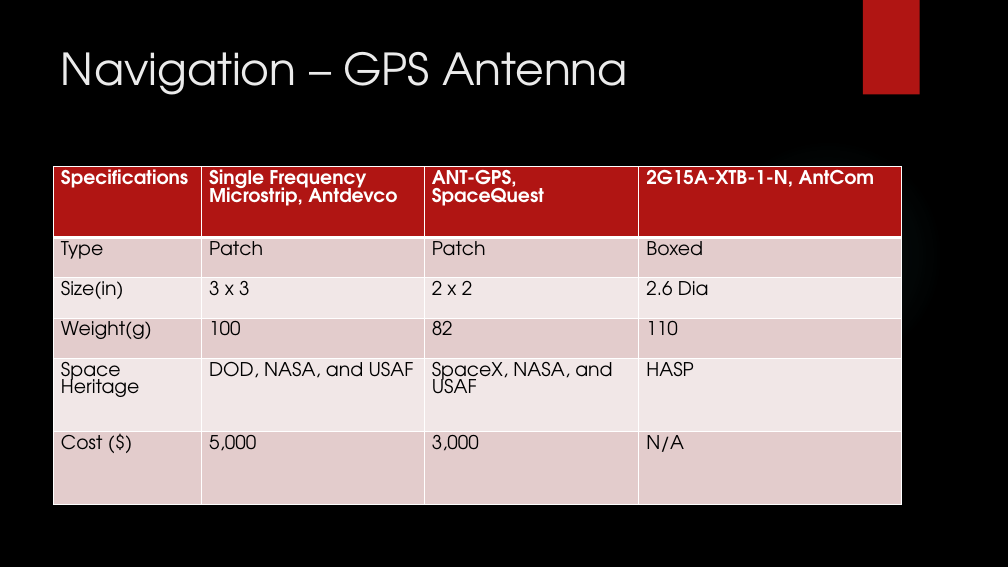
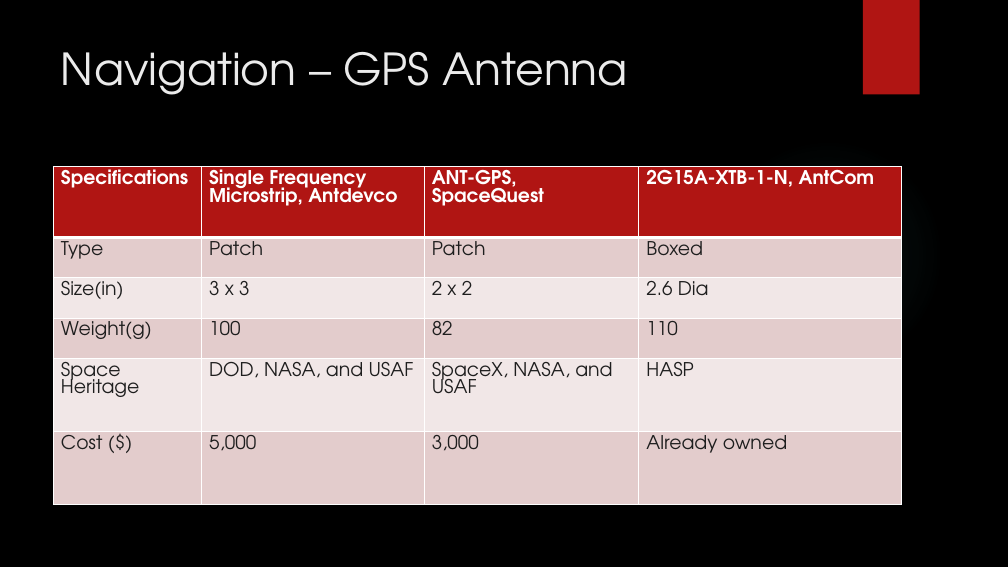
Before and after one commit to HASP-UMN/CubeSat, a slide deck: slide 11 of Presentations/PDR_Presentation.pptx. Drawn at 1008x567 pixels with LibreOffice and Linux fonts; fonts in the diff are those of the drawing; background and template pictures are left out. Boxes give left, top, right and bottom in pixels: in the first picture for what was removed or moved away, otherwise in the second. Text is boxed around its words. In the diff, an @@ line names an element or a change of style, - is before the commit and + after.

Commit message:
Updated costs for GPS
We already own NovaTel and and antenna

```diff
--- a/Presentations/PDR_Presentation.pptx
+++ b/Presentations/PDR_Presentation.pptx
@@ table at box(54, 167, 903, 505) @@
-row 6, column 4: N/A
+row 6, column 4: Already owned
@@ text colour #000000 to #1E1E1E in "Type", "Patch", "Patch", "Boxed" and 15 more places @@
```
Also in this commit, not shown: 4 other slides changed.
